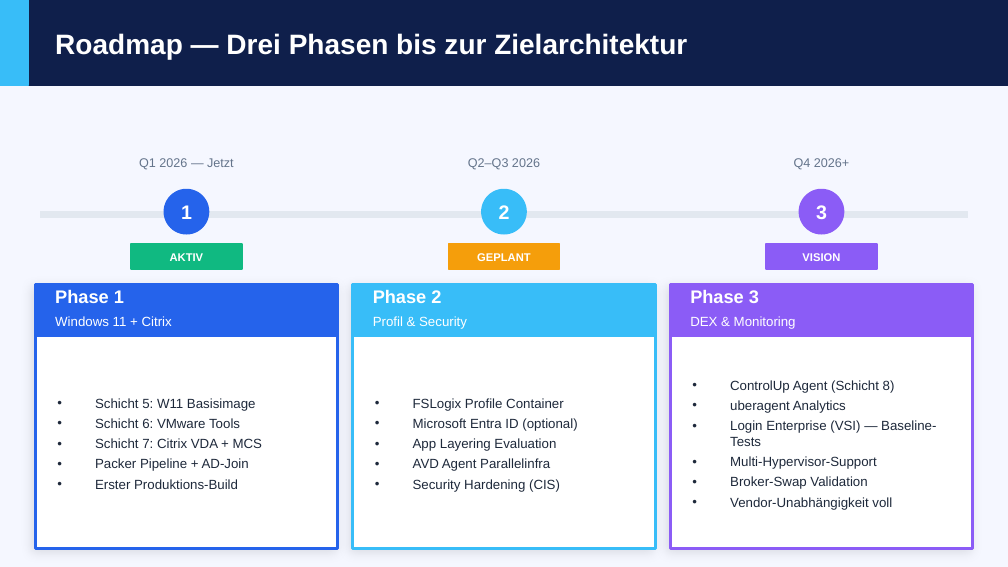
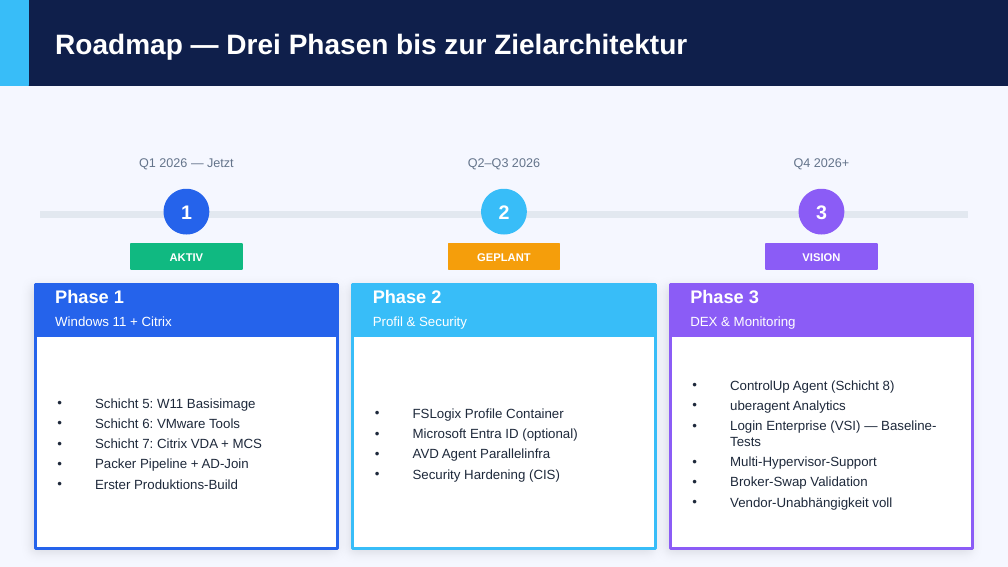
Before and after one commit to cyberms/VID, a slide deck: slide 8 of VID-Management-Praesentation-Phase1.pptx. Drawn at 1008x567 pixels with LibreOffice and Linux fonts; fonts in the diff are those of the drawing. Boxes give left, top, right and bottom in pixels: in the first picture for what was removed or moved away, otherwise in the second. Text is boxed around its words. In the diff, an @@ line names an element or a change of style, - is before the commit and + after.

```diff
--- a/VID-Management-Praesentation-Phase1.pptx
+++ b/VID-Management-Praesentation-Phase1.pptx
@@ text at (413,438,556,451): paragraph removed @@
-• App Layering Evaluation
```
